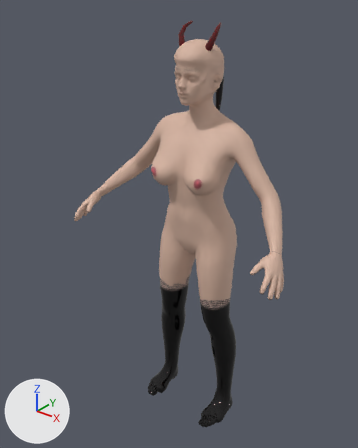
The glTF model public/assets/chars/npc/lilith.glb as it was, and as the next commit left it.
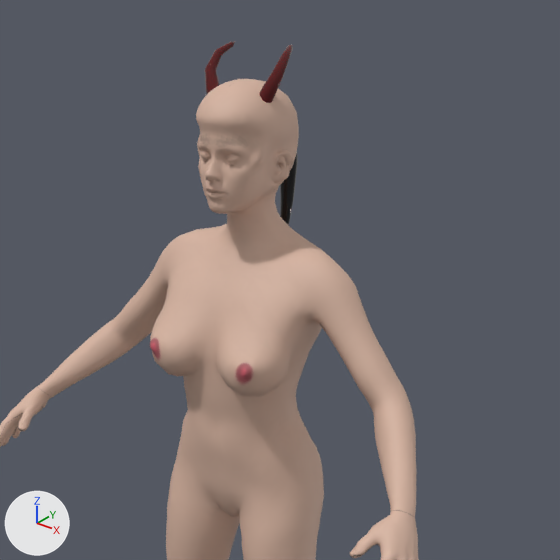
Each version appears first whole from a 50 mm lens placed at (1.234, -1.717, 2.046), pointed at (-0.06, -0.1, 1.043), and next in a close-up on the part from 22% to 99% of the width and 0% to 62% of the height. The lights are fixed; the arrows at lower left show +X, +Y and +Z. The first two pictures are the older version. Vertices at exactly the same position are counted once.

The first close-up shows 'lilith'.
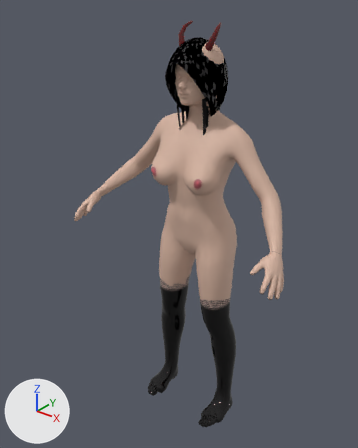
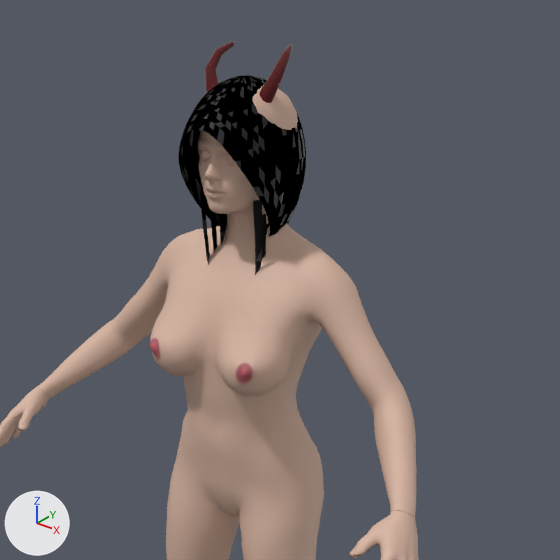
Changed parts and their boxes (x1, y1, x2, y2) in the close-ups (560 x 560 px):
part 1 of me_lilith, built on (mostly hidden before): before (208, 191, 224, 207); after (178, 75, 306, 275)

The change, as a list of edits to the scene's bpy script:
```text
Change me_lilith:
    used by ob_lilith; location = (0.0, 0.0, 0.0)
    remove me_lilith.from_pydata(...)  # 14045 vertices, 27990 faces; spans x -0.56..0.56, y -0.34..0.12, z -0.01..1.91
    add me_lilith.from_pydata(...)  # 15286 vertices, 29768 faces; spans x -0.56..0.56, y -0.34..0.12, z -0.01..1.91
    me_lilith part 1: 16 vertices moved within x -0.02..0.01, y -0.15..-0.09, z 1.63..1.65; 213 vertices removed from x -0.03..0.04, y -0.15..-0.05, z 1.61..1.69; 1454 vertices added at x -0.1..0.1, y -0.2..0.11, z 1.15..1.85
```
